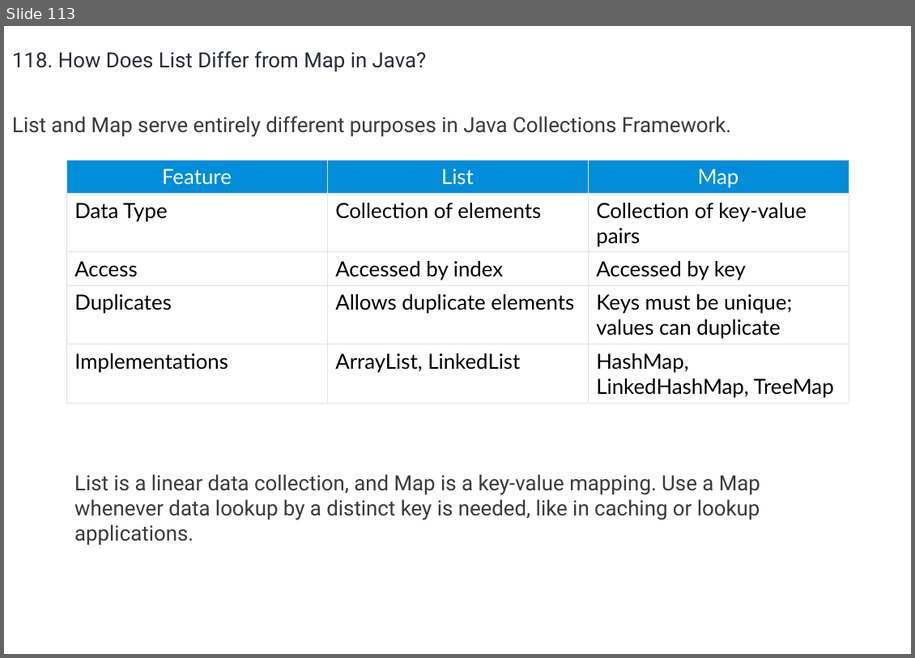
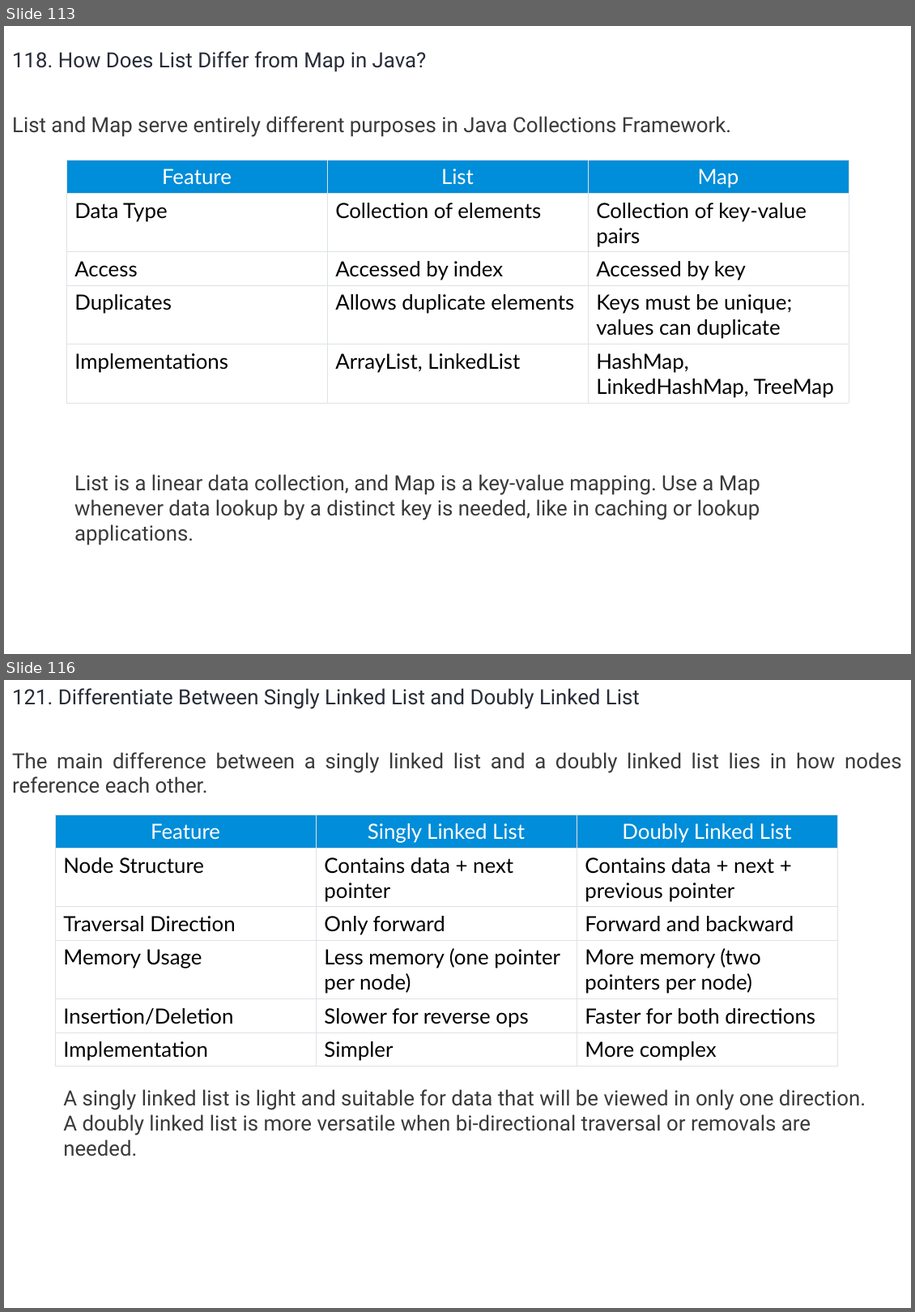
Before and after one commit to umalavanya/FullStackDevelopement_JavaSpring_SQL_ReactProjects, a slide deck: UmaTeachingMaterial/Java/Java-Interview-QA-Intellipaat.pptx. Shown one above the other, each under a label of ours: slide 113 before the commit, slides 113 and 116 after it; the slides between them are not shown. The pictures are 915x658 and 915x1312 pixels, drawn with LibreOffice and Linux fonts; fonts in the diff are those of the drawing. Boxes give left, top, right and bottom in pixels: in the first picture for what was removed or moved away, otherwise in the second. Text is boxed around its words. In the diff, an @@ line names an element or a change of style, - is before the commit and + after.

```diff
--- a/UmaTeachingMaterial/Java/Java-Interview-QA-Intellipaat.pptx
+++ b/UmaTeachingMaterial/Java/Java-Interview-QA-Intellipaat.pptx
@@ slide 116 added at (4, 680, 911, 1308), background #FFFFFF @@
@@ text added at (12, 688, 902, 793), 18 pt, text #3A3A3A @@
+121. Differentiate Between Singly Linked List and Doubly Linked List
+The main difference between a singly linked list and a doubly linked list lies in how nodes reference each other.
@@ table added at (55, 815, 837, 1066), 6 rows, 3 columns @@
+Feature | Singly Linked List | Doubly Linked List
+Node Structure | Contains data + next pointer | Contains data + next + previous pointer
+Traversal Direction | Only forward | Forward and backward
+Memory Usage | Less memory (one pointer per node) | More memory (two pointers per node)
+Insertion/Deletion | Slower for reverse ops | Faster for both directions
+Implementation | Simpler | More complex
@@ text added at (63, 1089, 866, 1156), 18 pt, text #3A3A3A @@
+A singly linked list is light and suitable for data that will be viewed in only one direction. A doubly linked list is more versatile when bi-directional traversal or removals are needed.
```
Also in this commit, not shown: 81 other slides added, 82 slides removed.
